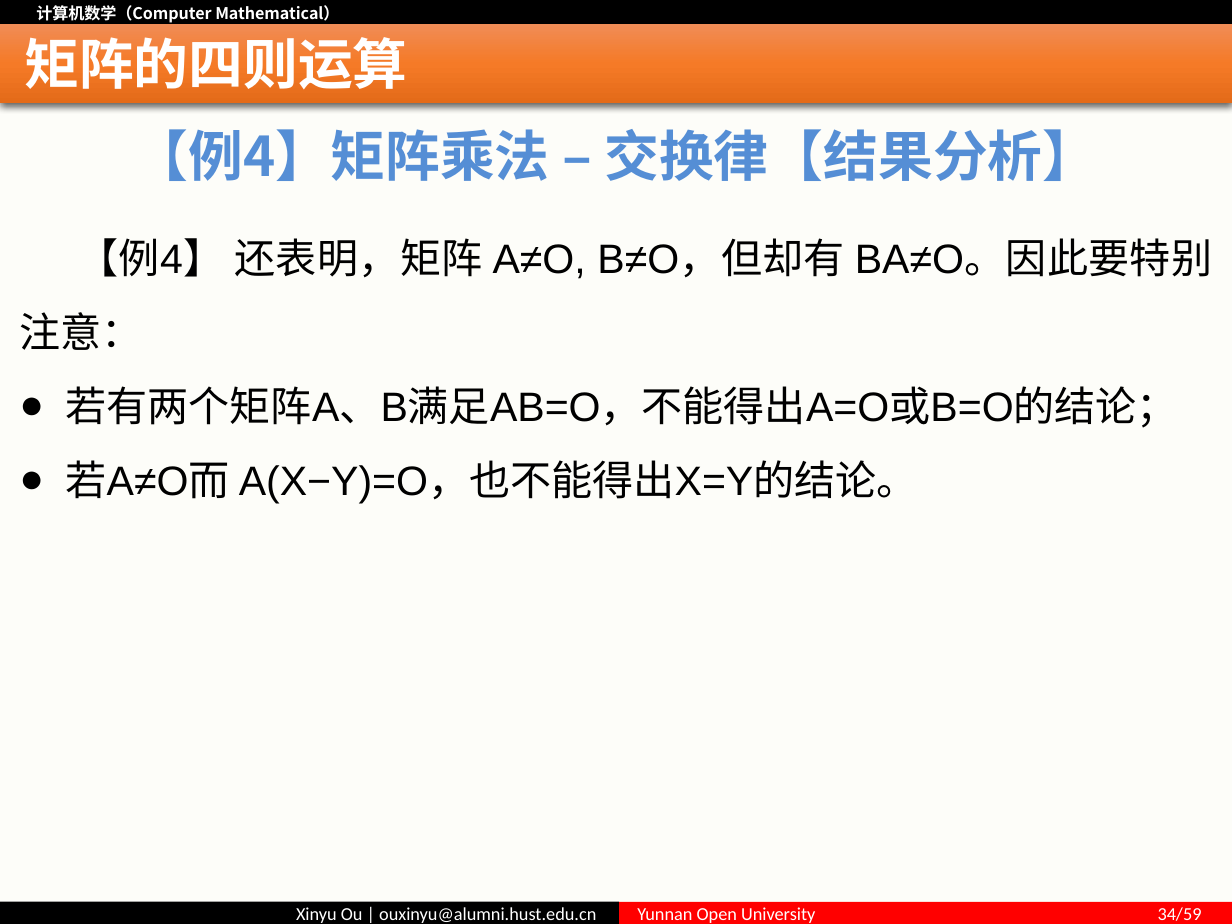
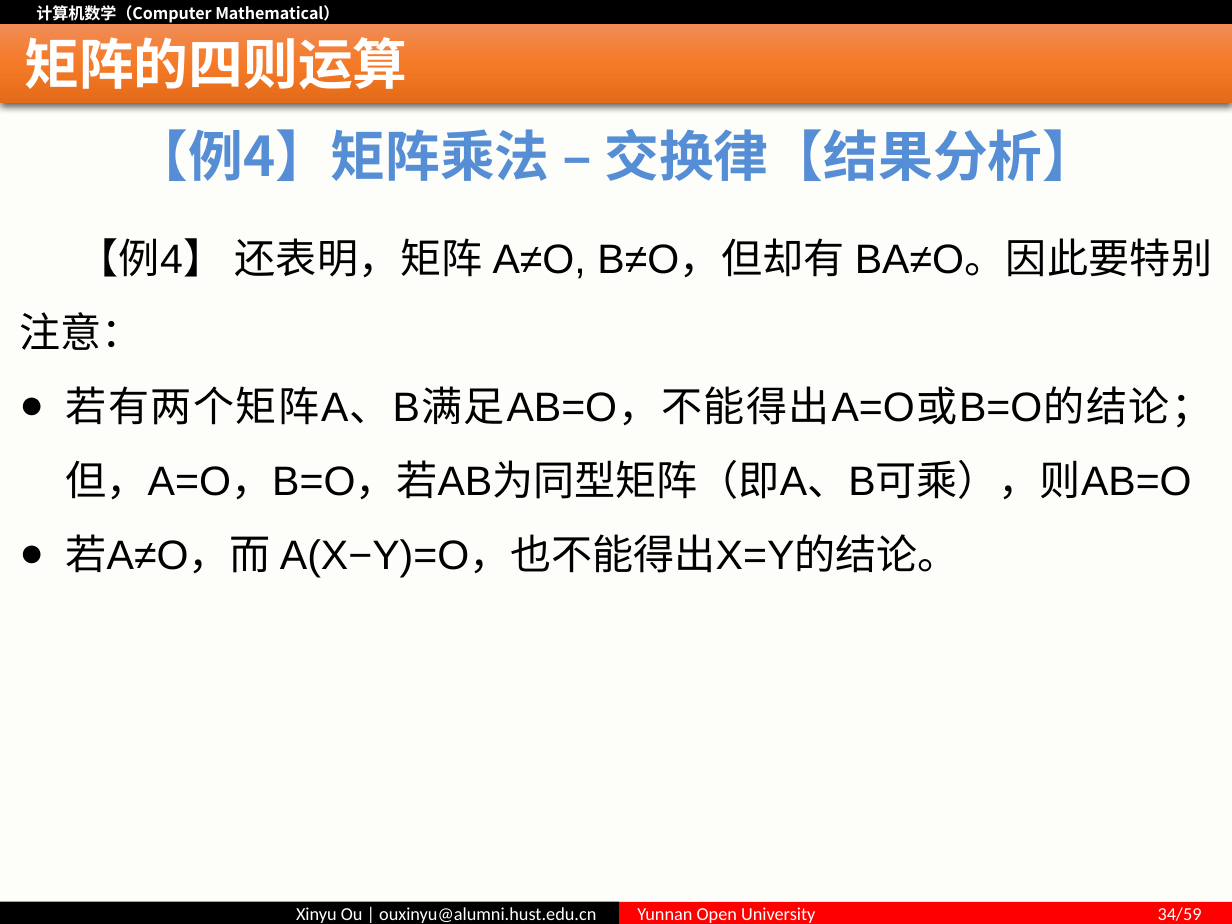
Before and after one commit to ouxinyu/Teaching, a slide deck: slide 34 of ComputerMath/PPT/第04讲 矩阵.pptx. Drawn at 1232x924 pixels with LibreOffice and Linux fonts; fonts in the diff are those of the drawing. Boxes give left, top, right and bottom in pixels: in the first picture for what was removed or moved away, otherwise in the second. Text is boxed around its words. In the diff, an @@ line names an element or a change of style, - is before the commit and + after.

Commit message:
调整矩阵这一章的课件内容

```diff
--- a/ComputerMath/PPT/第04讲 矩阵.pptx
+++ b/ComputerMath/PPT/第04讲 矩阵.pptx
@@ text at <box>66,386,1213,577</box>: text changed @@
-● 若有两个矩阵A、B满足AB=O，不能得出A=O或B=O的结论；
-● 若A≠O而 A(X−Y)=O，也不能得出X=Y的结论。
+● 若有两个矩阵A、B满足AB=O，不能得出A=O或B=O的结论；但，A=O，B=O，若AB为同型矩阵（即A、B可乘），则AB=O
+● 若A≠O，而 A(X−Y)=O，也不能得出X=Y的结论。
```
Also in this commit, not shown: 5 other slides changed, 5 other files.
